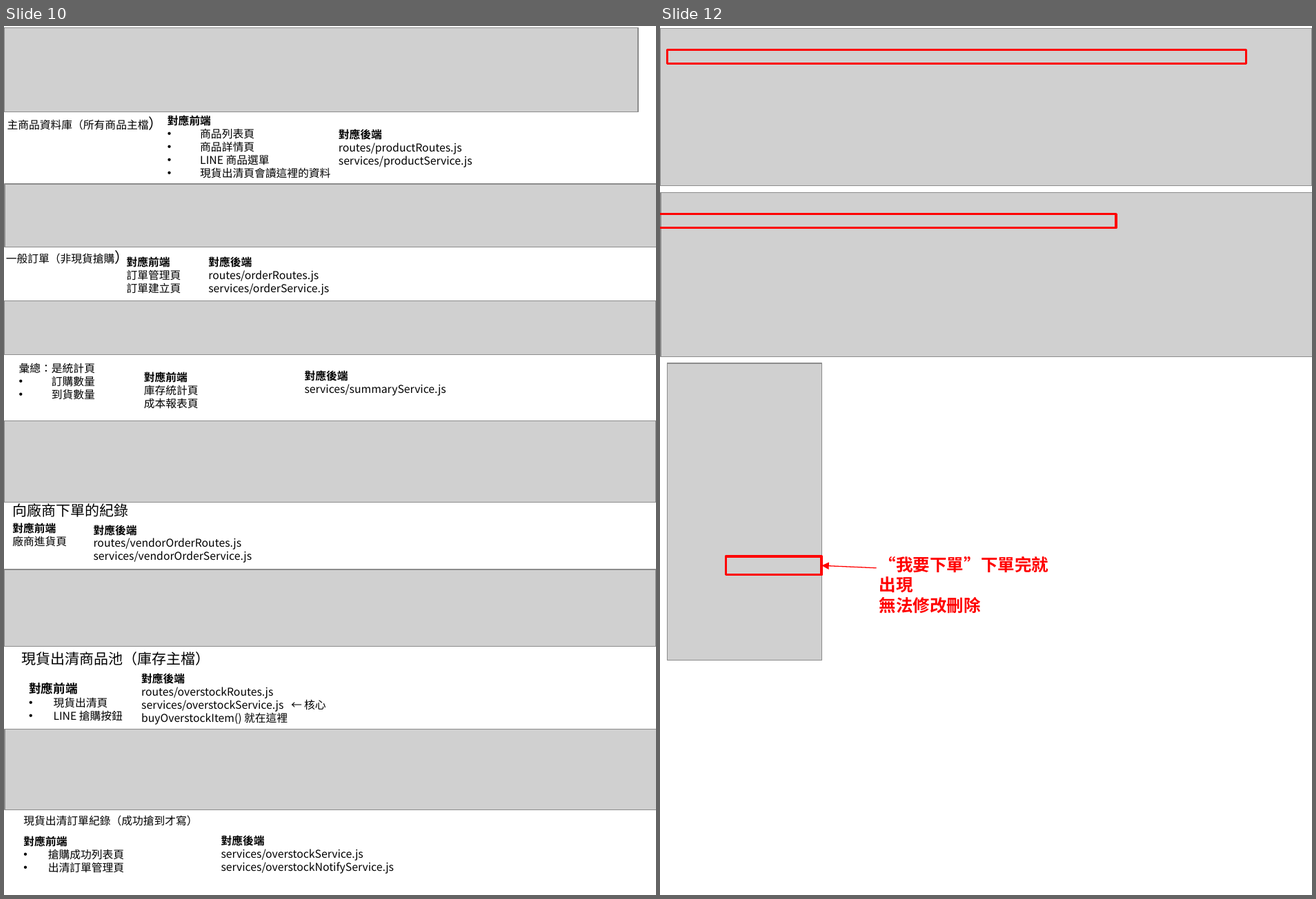
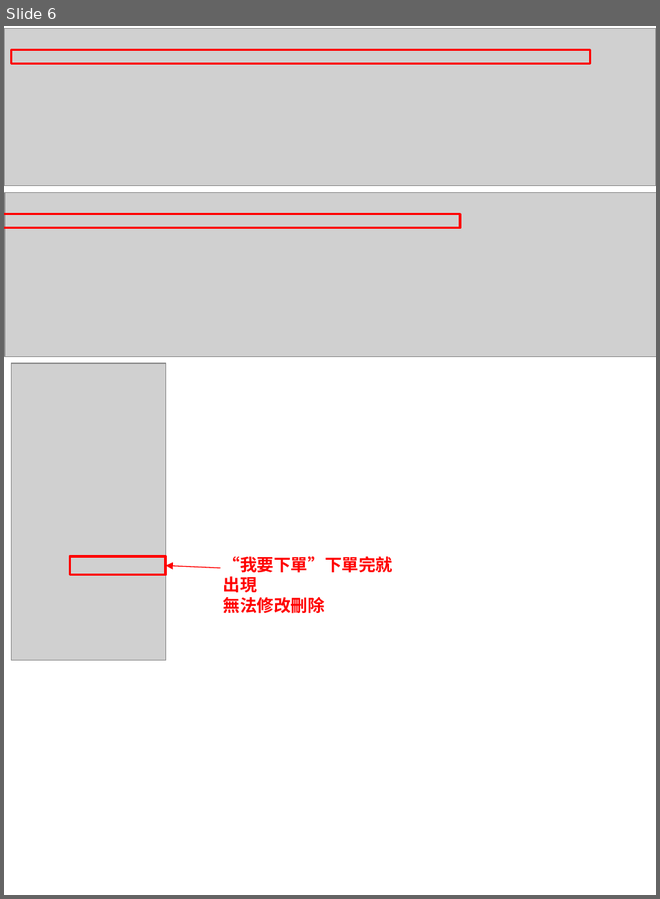
Before and after one commit to tan4598548-bot/line-group-buy-bot, a slide deck: 1-Final/新增 Microsoft PowerPoint 簡報 (5) [自動儲存].pptx. Shown side by side, each under a label of ours: slides 10 and 12 before the commit, slide 6 after it; the slides between them are not shown. The pictures are 1316x899 and 660x899 pixels, drawn with LibreOffice and Linux fonts; fonts in the diff are those of the drawing; grey boxes stand for pictures. Boxes give left, top, right and bottom in pixels: in the first picture for what was removed or moved away, otherwise in the second. Text is boxed around its words. In the diff, an @@ line names an element or a change of style, - is before the commit and + after.

Commit message:
Full Update: index and sheetService with locking logic and consolidated APIs

```diff
--- a/1-Final/新增 Microsoft PowerPoint 簡報 (5) [自動儲存].pptx
+++ b/1-Final/新增 Microsoft PowerPoint 簡報 (5) [自動儲存].pptx
@@ slide 10 removed at bbox=[4, 26, 656, 895], background #FFFFFF @@
@@ group removed at bbox=[4, 28, 638, 178]: 3 texts, 1 picture @@
-主商品資料庫（所有商品主檔）
-對應前端
-• 商品列表頁
-• 商品詳情頁
-• LINE 商品選單
-• 現貨出清頁會讀這裡的資料
-對應後端
-routes/productRoutes.js
-services/productService.js
@@ group removed at bbox=[5, 184, 656, 295]: 3 texts, 1 picture @@
-一般訂單（非現貨搶購）
-對應前端
-訂單管理頁
-訂單建立頁
-對應後端
-routes/orderRoutes.js
-services/orderService.js
@@ group removed at bbox=[4, 301, 656, 409]: 3 texts, 1 picture @@
-彙總：是統計頁
-• 訂購數量
-• 到貨數量
-對應前端
-庫存統計頁
-成本報表頁
-對應後端
-services/summaryService.js
@@ group removed at bbox=[4, 421, 656, 563]: 3 texts, 1 picture @@
-向廠商下單的紀錄
-對應前端
-廠商進貨頁
-對應後端
-routes/vendorOrderRoutes.js
-services/vendorOrderService.js
@@ group removed at bbox=[4, 570, 656, 725]: 3 texts, 1 picture @@
-對應前端
-• 現貨出清頁
-• LINE 搶購按鈕
-現貨出清商品池（庫存主檔）
-對應後端
-routes/overstockRoutes.js
-services/overstockService.js ← 核心
-buyOverstockItem() 就在這裡
@@ group removed at bbox=[5, 729, 656, 874]: 3 texts, 1 picture @@
-現貨出清訂單紀錄（成功搶到才寫）
-對應前端
-• 搶購成功列表頁
-• 出清訂單管理頁
-對應後端
-services/overstockService.js
-services/overstockNotifyService.js
@@ what was slide 12 is now slide 6 @@
```
Also in this commit, not shown: 3 slides added, 8 other slides removed, 18 other files.
